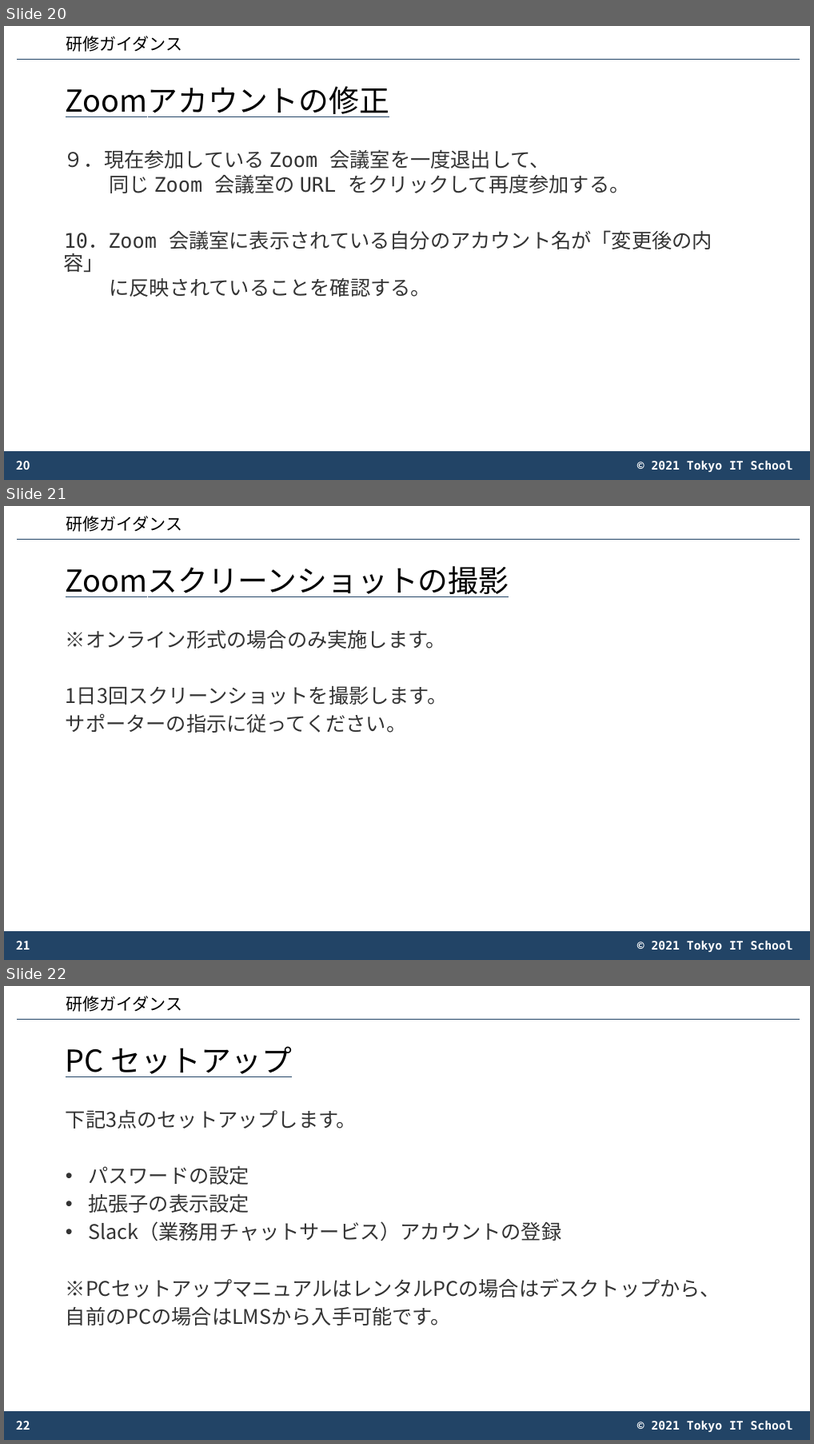
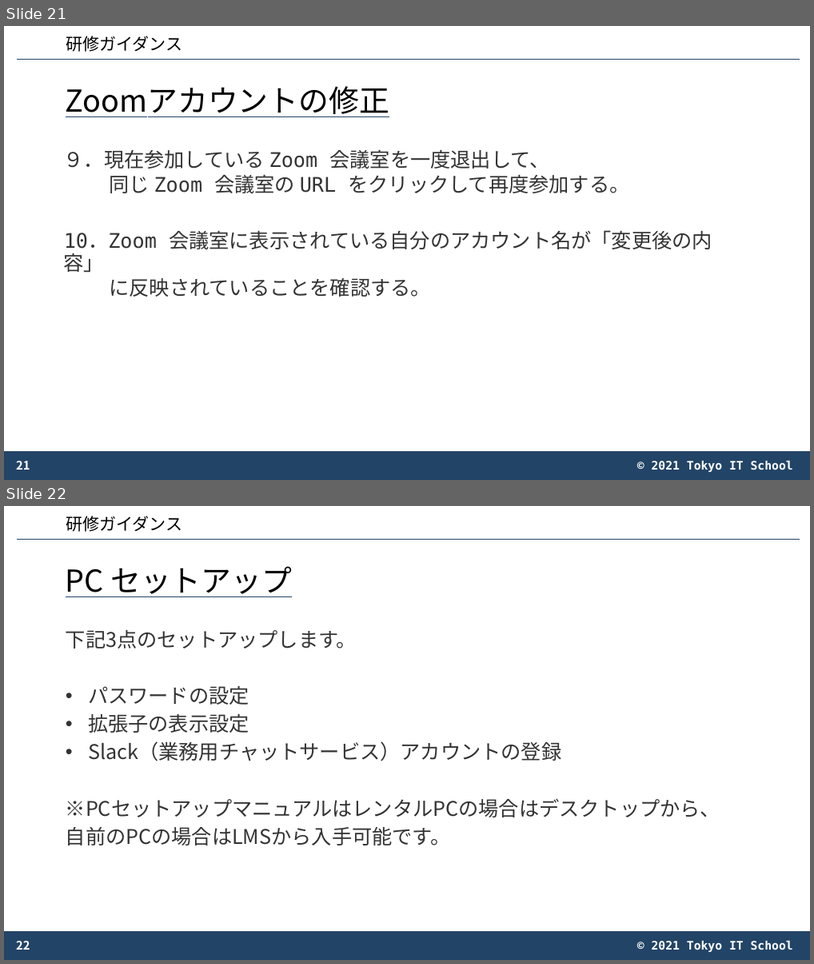
Before and after one commit to create0stance/2023FILE, a slide deck: 01_講義/プレ研修/002_4_6_IT入門 - 1/01_研修ガイダンス/IT入門_研修ガイダンス_講義資料_1.0.3.pptx. Shown one above the other, each under a label of ours: slides 20, 21 and 22 before the commit, slides 21 and 22 after it. The pictures are 814x1444 and 814x964 pixels, drawn with LibreOffice and Linux fonts; fonts in the diff are those of the drawing; background and template pictures are left out. Boxes give left, top, right and bottom in pixels: in the first picture for what was removed or moved away, otherwise in the second. Text is boxed around its words. In the diff, an @@ line names an element or a change of style, - is before the commit and + after.

```diff
--- a/01_講義/プレ研修/002_4_6_IT入門 - 1/01_研修ガイダンス/IT入門_研修ガイダンス_講義資料_1.0.3.pptx
+++ b/01_講義/プレ研修/002_4_6_IT入門 - 1/01_研修ガイダンス/IT入門_研修ガイダンス_講義資料_1.0.3.pptx
@@ slide 21 removed at (4,506,810,960), background #FFFFFF; not listed: 4 template elements that a slide beside it also shows @@
@@ rectangle removed at (60,512,276,536) @@
-研修ガイダンス
@@ title removed at (66,566,509,597) @@
-Zoomスクリーンショットの撮影
@@ text removed at (66,630,448,732) @@
-※オンライン形式の場合のみ実施します。
-1日3回スクリーンショットを撮影します。
-サポーターの指示に従ってください。
@@ page number removed at (16,940,30,949) @@
-21
@@ what was slide 20 is now slide 21 @@
@@ page number at (16,460,30,469): text changed @@
-20
+21
```
Also in this commit, not shown: 5 slides changed, 1 slide added, 19 other files.
